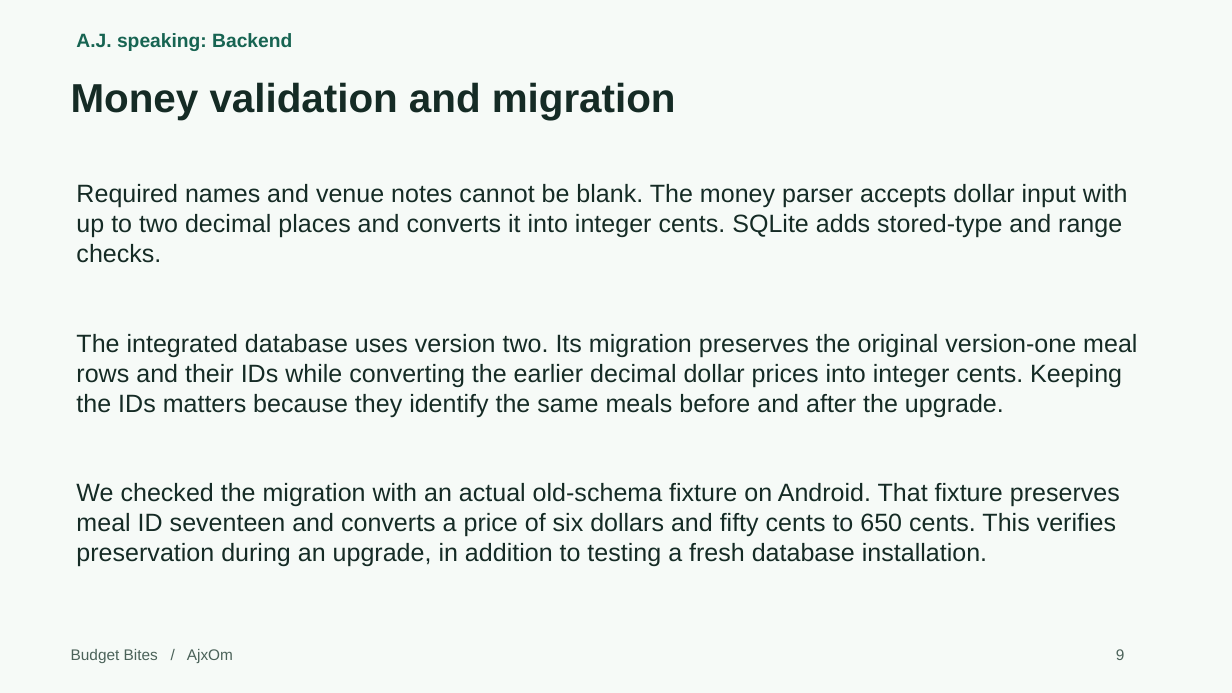
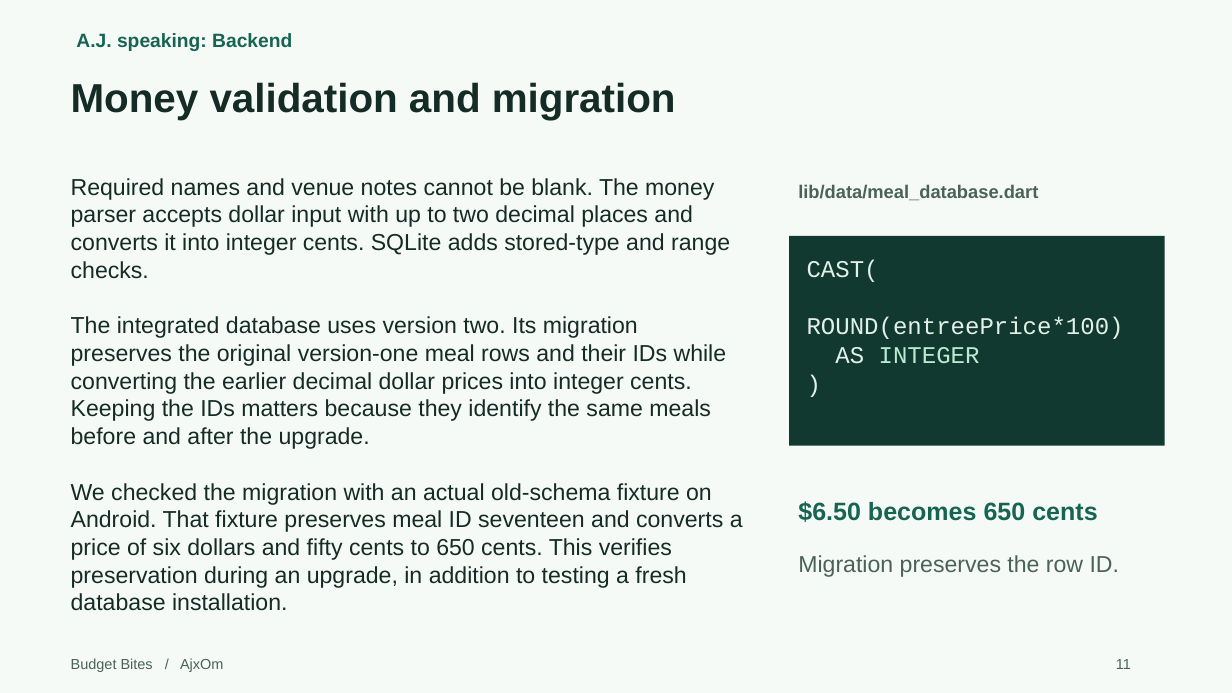
Before and after one commit to Omswaroopreddyudumula/ajxom-budget-bites, a slide deck: slide 11 of submission/Project1_Presentation.pptx (slide 9 before the commit). Drawn at 1232x693 pixels with LibreOffice and Linux fonts; fonts in the diff are those of the drawing. Boxes give left, top, right and bottom in pixels: in the first picture for what was removed or moved away, otherwise in the second. Text is boxed around its words. In the diff, an @@ line names an element or a change of style, - is before the commit and + after.

```diff
--- a/submission/Project1_Presentation.pptx
+++ b/submission/Project1_Presentation.pptx
@@ text "Required names and venue notes ...": place and size @@
-text "Required names and venue notes ..." at [76,483,1120,567]
+text "Required names and venue notes ..." at [71,178,743,611]
@@ text at [71,178,730,449]: paragraphs added @@
+Required names and venue notes cannot be blank. The money parser accepts dollar input with up to two decimal places and converts it into integer cents. SQLite adds stored-type and range checks.
+The integrated database uses version two. Its migration preserves the original version-one meal rows and their IDs while converting the earlier decimal dollar prices into integer cents. Keeping the IDs matters because they identify the same meals before and after the upgrade.
@@ text removed at [76,184,1128,263] @@
-Required names and venue notes cannot be blank. The money parser accepts dollar input with up to two decimal places and converts it into integer cents. SQLite adds stored-type and range checks.
@@ text added at [798,184,1038,201], 14.2 pt, text #4B6259, bold @@
+lib/data/meal_database.dart
@@ rectangle added at [789,236,1165,445], fill #12392F, 18.8 pt, text #E2F1E8 @@
+CAST(
+ROUND(entreePrice*100)
+AS INTEGER
+)
@@ text removed at [76,334,1137,417] @@
-The integrated database uses version two. Its migration preserves the original version-one meal rows and their IDs while converting the earlier decimal dollar prices into integer cents. Keeping the IDs matters because they identify the same meals before and after the upgrade.
@@ text at [71,483,743,611]: size 19.5 to 18 pt in "We checked the migration with an actual ..." @@
@@ text added at [798,501,1097,522], 19.5 pt, text #176452, bold @@
+$6.50 becomes 650 cents
@@ text added at [798,555,1119,577], 18 pt, text #4B6259 @@
+Migration preserves the row ID.
@@ text "Budget Bites / AjxOm": place and size @@
-text "Budget Bites / AjxOm" at [71,649,233,663]
+text "Budget Bites / AjxOm" at [71,658,223,672]
@@ text "Budget Bites / AjxOm" at [71,658,223,672]: size 12 to 11.2 pt @@
@@ text removed at [1116,649,1125,660] @@
-9
@@ text added at [1116,659,1131,669], 11.2 pt, text #4B6259 @@
+11
```
Also in this commit, not shown: 21 other slides changed, 6 slides added, 3 other files.
